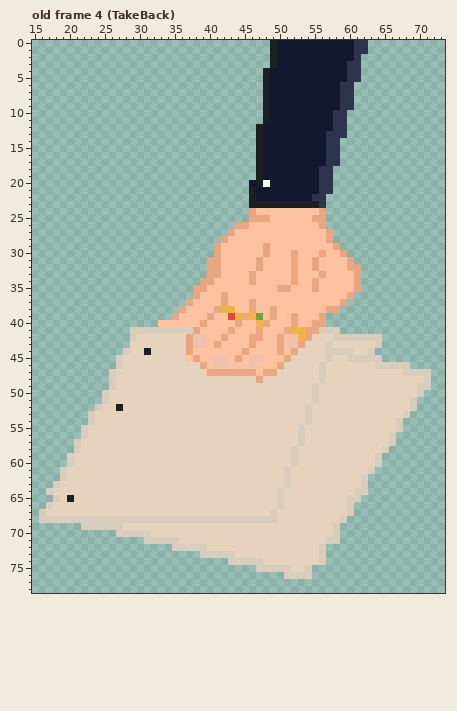
One commit to this pixel-art file: assets/final/new-offers.aseprite. Above: the version before the commit.
93x90 pixels, 54 frames. Shown: old frame 4 (TakeBack): x 15..73, y 0..78. The commit also changed other frames, which this record leaves out.
After:
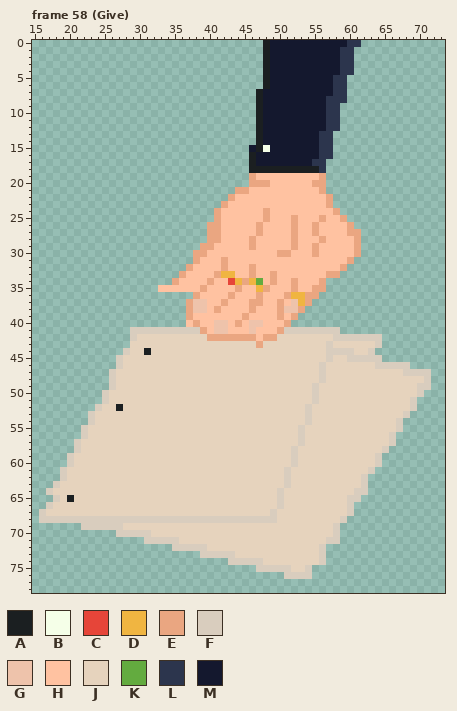
Palette (. is transparent): A #1b1f21  B #f5ffe8  C #e64539  D #f0b541  E #eaa681  F #d9cdbe  G #eec3ab  H #ffc2a1  J #e6d3bd  K #63ab3f  L #2c354d  M #14182e
A new or re-ordered frame is compared with the old frame closest to it.
The edit:
frames 54 -> 71
--- frame 58 (Give) is new; against old frame 4 (TakeBack), layer "Hand"
@@ x 31..64 @@
- 0 ..................AMMMMMMMMMMMLL..
- 1 ..................AMMMMMMMMMMMLL..
- 2 ..................AMMMMMMMMMMML...
- 3 ..................AMMMMMMMMMMLL...
- 4 .................AMMMMMMMMMMMLL...
- 5 .................AMMMMMMMMMMMLL...
- 6 .................AMMMMMMMMMMLL....
- 7 .................AMMMMMMMMMMLL....
- 8 .................AMMMMMMMMMMLL....
- 9 .................AMMMMMMMMMMLL....
-10 .................AMMMMMMMMMLL.....
-11 .................AMMMMMMMMMLL.....
-12 ................AMMMMMMMMMMLL.....
-13 ................AMMMMMMMMMLLL.....
-14 ................AMMMMMMMMMLL......
-15 ................AMMMMMMMMMLL......
-16 ................AMMMMMMMMMLL......
-17 ................AMMMMMMMMMLL......
-18 ................AMMMMMMMMLL.......
-19 ................AMMMMMMMMLL.......
-20 ...............MABMMMMMMMLL.......
-21 ...............AMMMMMMMMMLL.......
-22 ...............AMMMMMMMMLL........
-23 ...............AAAAAAAAAAL........
-24 ...............EHHHHHHHHHE........
-25 ...............EEEHHHHHHEE........
-26 .............EEHHHHHHHHHHE........
-27 ............EHHHHHHHHHHHHHE.......
-28 ...........EHHHHHHHHHHHHHHE.......
-29 ..........EHHHHHHEHHHHHHHHHE......
-30 ..........EHHHHHHEHHHEHHHEHHE.....
-31 .........EEHHHHHEHHHHEHHEHHHHE....
-32 .........EEHHHHHEHHHHEHHEHHHHEE...
-33 .........EEHHHHEHHHHHEHHHEHHHHE...
-34 ........EEHHHHHEHHHHHEHHEHHHHHE...
-35 .......EEHHHHHHHHHHEEHHHEHHHHHE...
-36 .......EHHHEHHHHHHHHHHHHHHHHHE....
-37 ......EHHHHEHHHEHHHHHHHHHHHHE.....
-38 .....EHHHHEDDHHEHHEHHHHHHHEE......
-39 ....EHHHHEHHCDEDKHEHHEHHHE........
-40 ..HHHHHHEHHHHEHHDEHHHEHHEE........
-41 FFFFFFFEHHHHEHHHEHHHEDDEEFFF......
-42 JJJJJJEGGHHEHHHEEHHEHGDEJJJFFFFFFF
-43 JJJJJJEGGHEHHHHEHHHEGGEJJJFJJJJJJF
-44 AJJJJJEHHHHHHHEHHHHEHEJJJJFFFFJJF.
-45 JJJJJJHEHHGGHEHGGHHHEJJJJJFJJFFFFF
-46 JJJJJJJJEHGGHHHGHHHEJJJJJFJJJJJJJF
-47 JJJJJJJJJEEEEEEEHEEJJJJJJFJJJJJJJJ
-48 JJJJJJJJJJJJJJJJEJJJJJJJJFJJJJJJJJ
+ 0 .................AMMMMMMMMMMMLL...
+ 1 .................AMMMMMMMMMMLL....
+ 2 .................AMMMMMMMMMMLL....
+ 3 .................AMMMMMMMMMMLL....
+ 4 .................AMMMMMMMMMMLL....
+ 5 .................AMMMMMMMMMLL.....
+ 6 .................AMMMMMMMMMLL.....
+ 7 ................AMMMMMMMMMMLL.....
+ 8 ................AMMMMMMMMMLLL.....
+ 9 ................AMMMMMMMMMLL......
+10 ................AMMMMMMMMMLL......
+11 ................AMMMMMMMMMLL......
+12 ................AMMMMMMMMMLL......
+13 ................AMMMMMMMMLL.......
+14 ................AMMMMMMMMLL.......
+15 ...............MABMMMMMMMLL.......
+16 ...............AMMMMMMMMMLL.......
+17 ...............AMMMMMMMMLL........
+18 ...............AAAAAAAAAAL........
+19 ...............EHHHHHHHHHE........
+20 ...............EEEHHHHHHEE........
+21 .............EEHHHHHHHHHHE........
+22 ............EHHHHHHHHHHHHHE.......
+23 ...........EHHHHHHHHHHHHHHE.......
+24 ..........EHHHHHHEHHHHHHHHHE......
+25 ..........EHHHHHHEHHHEHHHEHHE.....
+26 .........EEHHHHHEHHHHEHHEHHHHE....
+27 .........EEHHHHHEHHHHEHHEHHHHEE...
+28 .........EEHHHHEHHHHHEHHHEHHHHE...
+29 ........EEHHHHHEHHHHHEHHEHHHHHE...
+30 .......EEHHHHHHHHHHEEHHHEHHHHHE...
+31 .......EHHHEHHHHHHHHHHHHHHHHHE....
+32 ......EHHHHEHHHEHHHHHHHHHHHHE.....
+33 .....EHHHHEDDHHEHHEHHHHHHHEE......
+34 ....EHHHHEHHCDEDKHEHHEHHHE........
+35 ..HHHHHHEHHHHEHHDEHHHEHHEE........
+36 .......EHHHHEHHHEHHHEDDEE.........
+37 ......EGGHHEHHHEEHHEHGDE..........
+38 ......EGGHEHHHHEHHHEGGE...........
+39 ......EHHHHHHHEHHHHEHE............
+40 ......HEHHGGHEHGGHHHE.............
+41 FFFFFFFFEHGGHHHGHHHEFFFFFFFF......
+42 JJJJJJJJJEEEEEEEHEEJJJJJJJJFFFFFFF
+43 JJJJJJJJJJJJJJJJEJJJJJJJJJFJJJJJJF
+44 AJJJJJJJJJJJJJJJJJJJJJJJJJFFFFJJF.
+45 JJJJJJJJJJJJJJJJJJJJJJJJJJFJJFFFFF
+46 JJJJJJJJJJJJJJJJJJJJJJJJJFJJJJJJJF
+47 JJJJJJJJJJJJJJJJJJJJJJJJJFJJJJJJJJ
+48 JJJJJJJJJJJJJJJJJJJJJJJJJFJJJJJJJJ
 49 JJJJJJJJJJJJJJJJJJJJJJJJFJJJJJJJJJ
